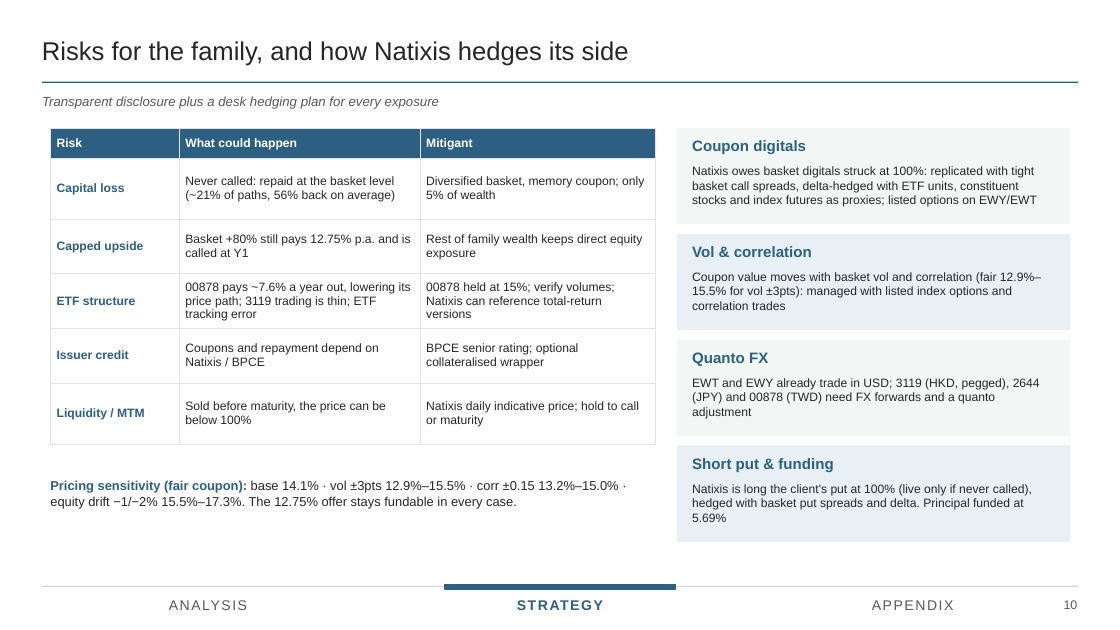
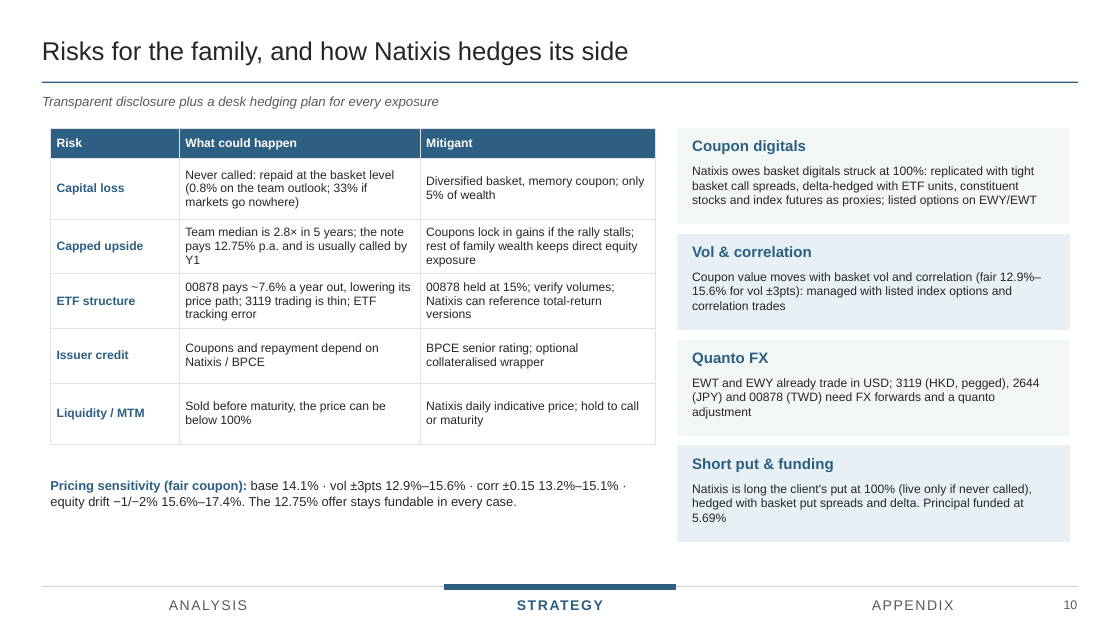
Before and after one commit to benjaminlhl/natixis-case-comp, a slide deck: slide 13 of final/Asian-Digital-Autocallable-Note.pptx. Drawn at 1120x630 pixels with LibreOffice and Linux fonts; fonts in the diff are those of the drawing. Boxes give left, top, right and bottom in pixels: in the first picture for what was removed or moved away, otherwise in the second. Text is boxed around its words. In the diff, an @@ line names an element or a change of style, - is before the commit and + after.

```diff
--- a/final/Asian-Digital-Autocallable-Note.pptx
+++ b/final/Asian-Digital-Autocallable-Note.pptx
@@ table at <box>50,129,655,431</box> @@
-row 2, column 2: Never called: repaid at the basket level (~21% of paths, 56% back on average)
+row 2, column 2: Never called: repaid at the basket level (0.8% on the team outlook; 33% if markets go nowhere)
-row 3, column 2: Basket +80% still pays 12.75% p.a. and is called at Y1
+row 3, column 2: Team median is 2.8× in 5 years; the note pays 12.75% p.a. and is usually called by Y1
-row 3, column 3: Rest of family wealth keeps direct equity exposure
+row 3, column 3: Coupons lock in gains if the rally stalls; rest of family wealth keeps direct equity exposure
@@ text at <box>50,480,618,509</box>: text changed @@
-Pricing sensitivity (fair coupon): base 14.1% · vol ±3pts 12.9%–15.5% · corr ±0.15 13.2%–15.0% · equity drift −1/−2% 15.5%–17.3%. The 12.75% offer stays fundable in every case.
+Pricing sensitivity (fair coupon): base 14.1% · vol ±3pts 12.9%–15.6% · corr ±0.15 13.2%–15.1% · equity drift −1/−2% 15.6%–17.4%. The 12.75% offer stays fundable in every case.
```
Also in this commit, not shown: 12 other slides changed, 10 other files.
